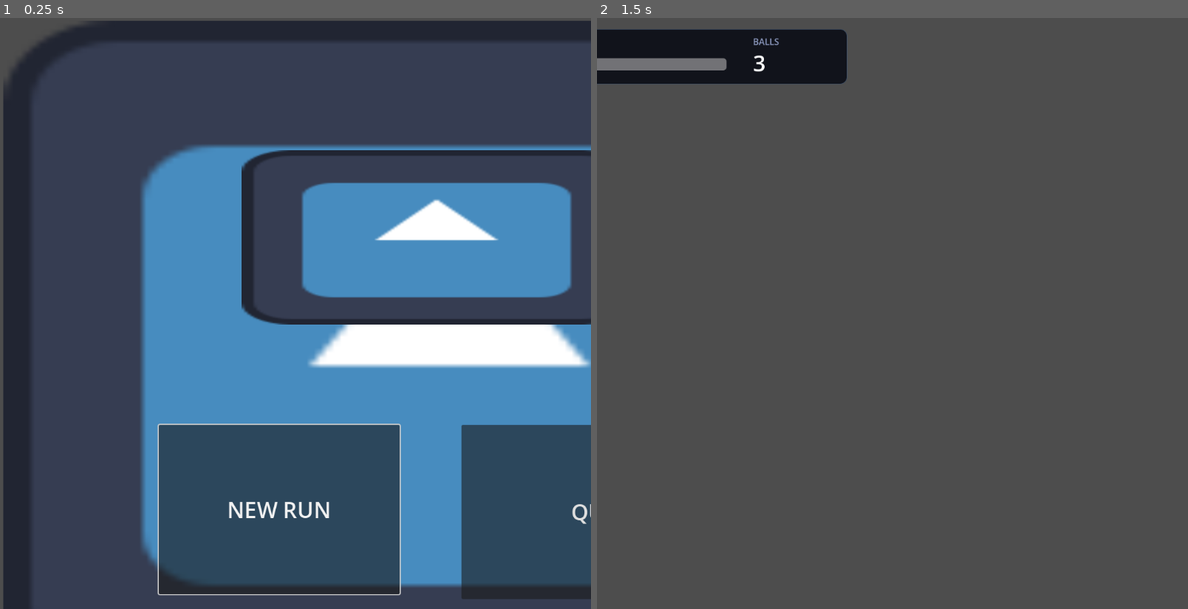
Above: before the commit, frames 1-2 (left to right).
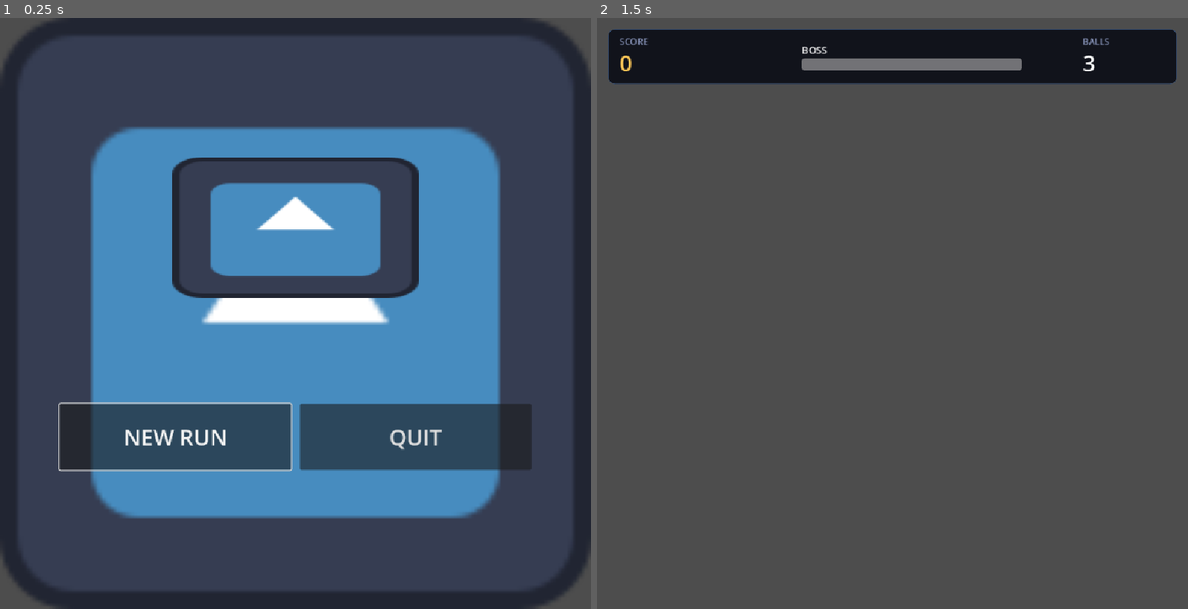
Above: after the commit, the same moments.

Repository: Josephs101/Hack-Haven-Game
Game: Godot game, scene res://scenes/start_menu.tscn
Two runs of this game, one before a commit and one after it. Both use one fixed random seed, a clock stepped at 60 frames per second and the inputs below. The engine's default icon, where the game draws it, is replaced by a stand-in: a white triangle on a blue panel in a dark square.
Inputs:
- Up to frame 1 (0.25 s): no input
- Up to frame 2 (1.5 s): click "NEW RUN" at 0.5 s; tap Enter at 1.25 s

The runs differ from the first frame. In frame 1, 43% of the frame differs, in the area x 0-100%, y 0-100%; in frame 2, 6.2%.

Commit message:
Fit UI to 1072x1072 and fix pause/HUD placement

Diff:
--- a/project.godot
+++ b/project.godot
@@ -23,7 +23,8 @@
 
 window/size/viewport_width=1072
 window/size/viewport_height=1072
-window/stretch/mode="viewport"
+window/stretch/mode="canvas_items"
+window/stretch/aspect="keep"
 
 [input]
 
--- a/scenes/LevelScreen.tscn
+++ b/scenes/LevelScreen.tscn
@@ -12,10 +12,10 @@
 offset_right = 579.0
 offset_bottom = 313.0
 
-[node name="InGameUI" parent="." unique_id=98619963 instance=ExtResource("1_wbs0h")]
-
 [node name="UI" type="CanvasLayer" parent="." unique_id=1305315445]
 layer = 10
+
+[node name="InGameUI" parent="UI" unique_id=98619963 instance=ExtResource("1_wbs0h")]
 
 [node name="GameOver" parent="UI" unique_id=237884269 instance=ExtResource("3_qdpy8")]
 
--- a/scenes/start_menu.tscn
+++ b/scenes/start_menu.tscn
@@ -13,31 +13,31 @@
 script = ExtResource("1_m7x51")
 
 [node name="Background" type="Sprite2D" parent="."]
-position = Vector2(815.50006, 612)
-scale = Vector2(12.648438, 9.484375)
+position = Vector2(536, 536)
+scale = Vector2(8.4, 8.4)
 texture = ExtResource("1_thu50")
 
 [node name="Background2" type="Sprite2D" parent="."]
-position = Vector2(792, 398)
-scale = Vector2(5.5312495, 2.4687498)
+position = Vector2(536, 380)
+scale = Vector2(3.5, 2.0)
 texture = ExtResource("1_thu50")
 
 [node name="NewRun" type="Button" parent="."]
 unique_name_in_owner = true
 layout_mode = 0
-offset_left = 288.0
-offset_top = 738.0
-offset_right = 725.0
-offset_bottom = 1045.0
+offset_left = 108.0
+offset_top = 700.0
+offset_right = 528.0
+offset_bottom = 820.0
 theme_override_font_sizes/font_size = 40
 text = "NEW RUN"
 
 [node name="Quit" type="Button" parent="."]
 unique_name_in_owner = true
 layout_mode = 0
-offset_left = 837.0
-offset_top = 738.0
-offset_right = 1332.0
-offset_bottom = 1054.0
+offset_left = 544.0
+offset_top = 700.0
+offset_right = 964.0
+offset_bottom = 820.0
 theme_override_font_sizes/font_size = 40
 text = "QUIT"
Not shown: 1 places in scenes/game_over.tscn that only renumber resources
Not shown: 1 places in scenes/pause_menu.tscn that only renumber resources
